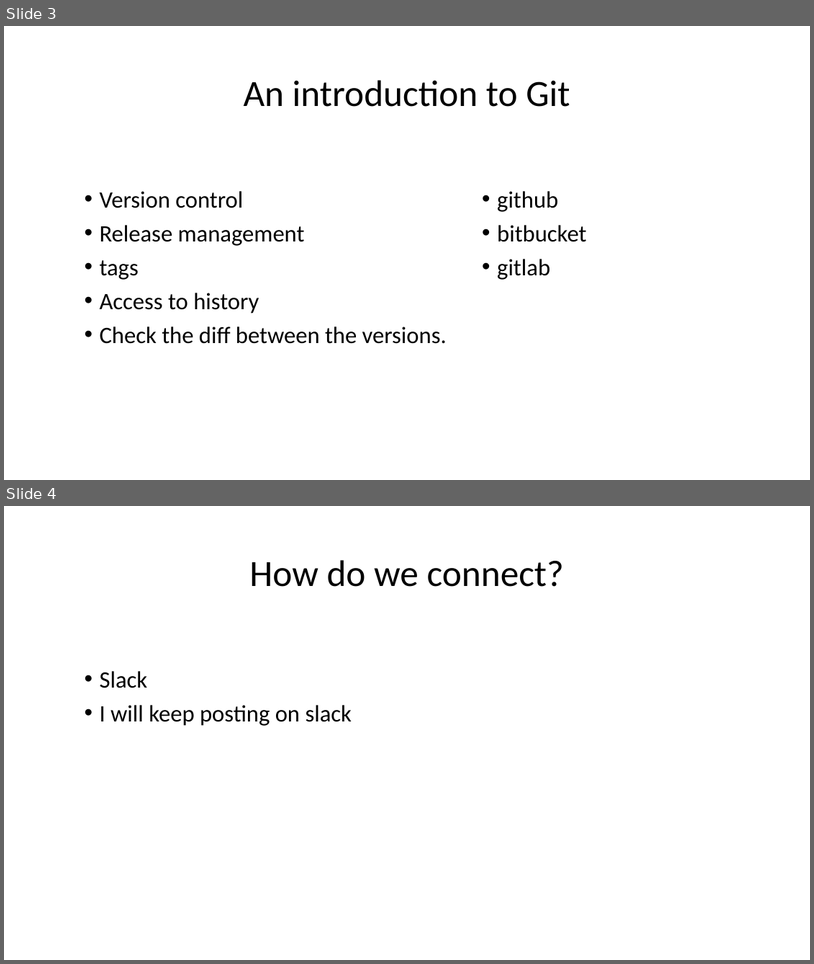
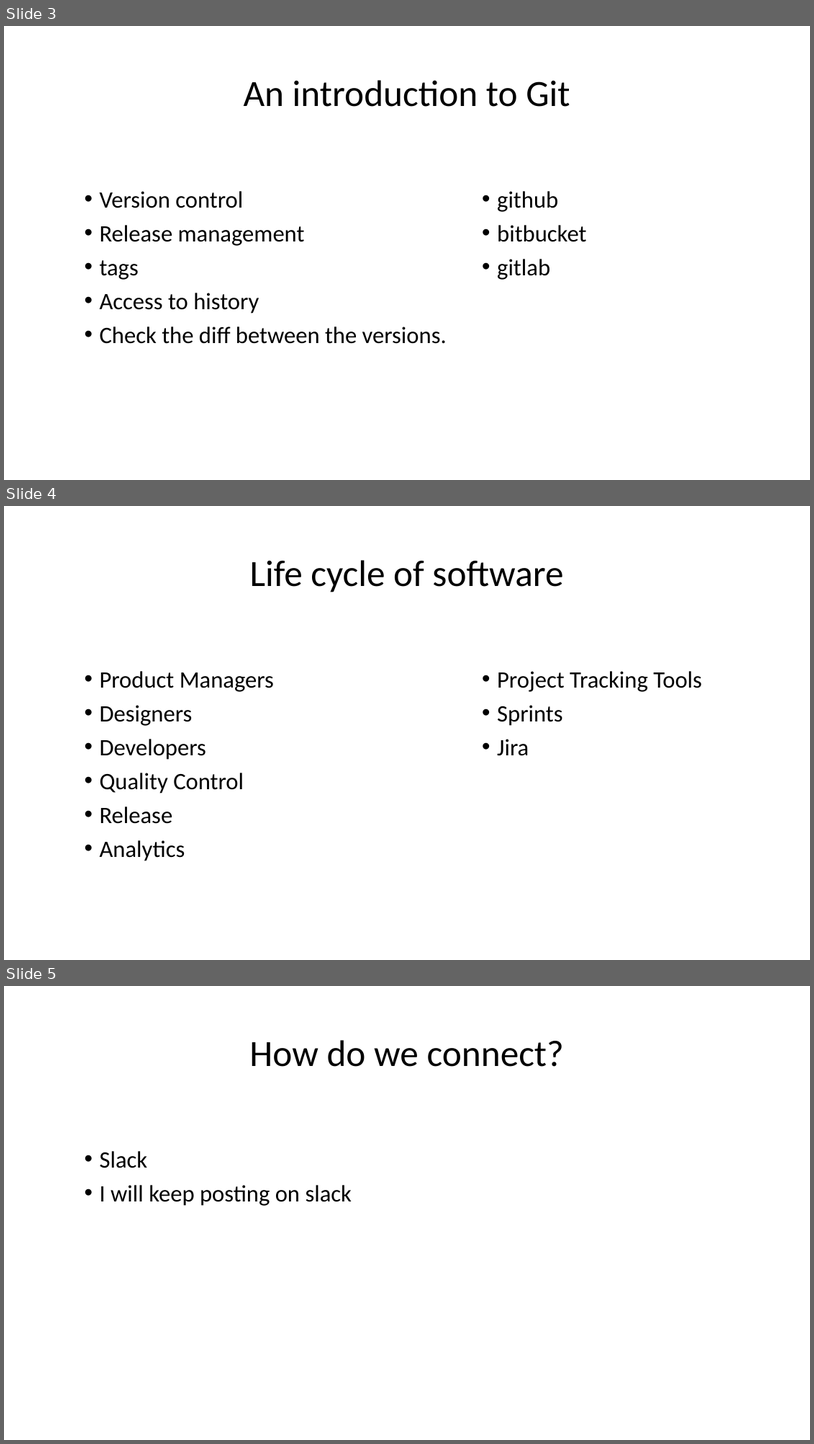
Before and after one commit to Franklin2412/ems, a slide deck: presentation/Day-1/session-3.pptx. Shown one above the other, each under a label of ours: slides 3 and 4 before the commit, slides 3, 4 and 5 after it. The pictures are 814x964 and 814x1444 pixels, drawn with LibreOffice and Linux fonts; fonts in the diff are those of the drawing. Boxes give left, top, right and bottom in pixels: in the first picture for what was removed or moved away, otherwise in the second. Text is boxed around its words. In the diff, an @@ line names an element or a change of style, - is before the commit and + after.

Commit message:
Add software life cycle to the ppt

```diff
--- a/presentation/Day-1/session-3.pptx
+++ b/presentation/Day-1/session-3.pptx
@@ slide 4 added at <box>4,506,810,960</box>, background #FFFFFF @@
@@ title added at <box>250,560,563,592</box>, 44 pt, text #000000 @@
+Life cycle of software
@@ text added at <box>100,671,274,861</box>, 28 pt, text #000000 @@
+• Product Managers
+• Designers
+• Developers
+• Quality Control
+• Release
+• Analytics
@@ text added at <box>497,671,702,756</box>, 28 pt, text #000000 @@
+• Project Tracking Tools
+• Sprints
+• Jira
@@ what was slide 4 is now slide 5 @@
```
